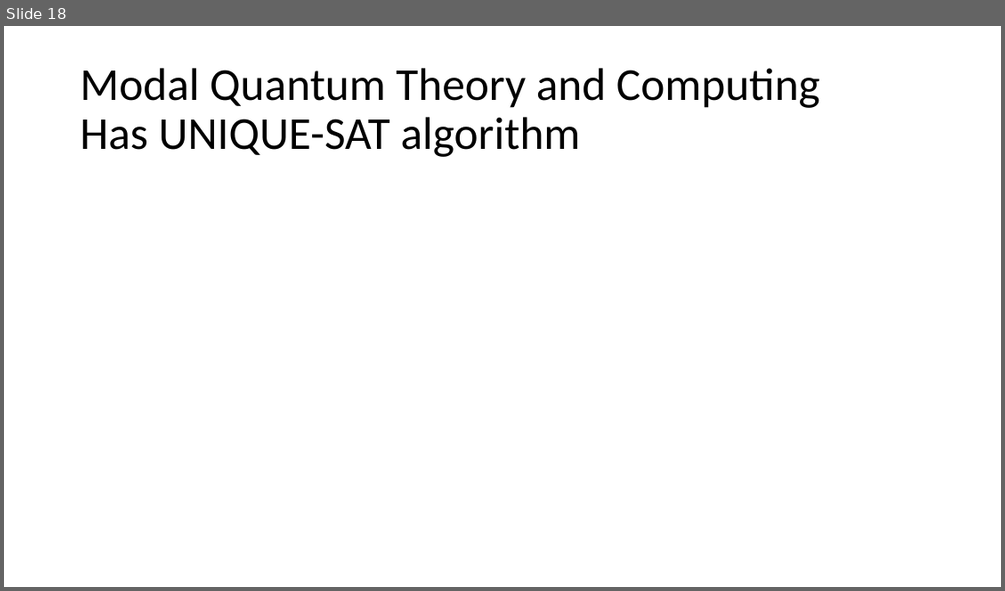
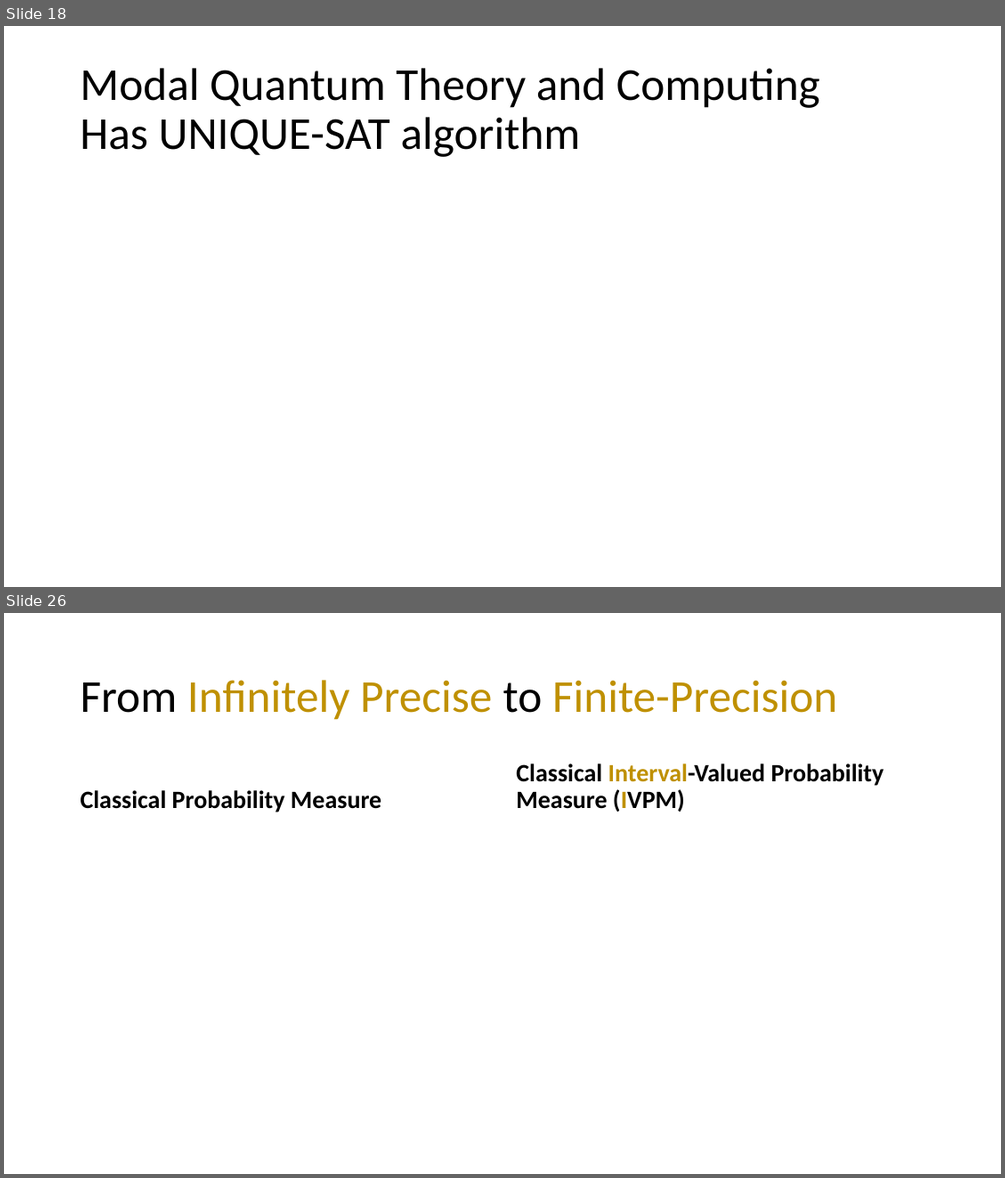
Before and after one commit to yuttai/Contextuality-and-Nonlocality-in-Discrete-Quantum-Theory, a slide deck: defense.pptx. Shown one above the other, each under a label of ours: slide 18 before the commit, slides 18 and 26 after it; the slides between them are not shown. The pictures are 1005x591 and 1005x1178 pixels, drawn with LibreOffice and Linux fonts; fonts in the diff are those of the drawing; grey boxes stand for pictures. Boxes give left, top, right and bottom in pixels: in the first picture for what was removed or moved away, otherwise in the second. Text is boxed around its words. In the diff, an @@ line names an element or a change of style, - is before the commit and + after.

```diff
--- a/defense.pptx
+++ b/defense.pptx
@@ slide 26 added at [4,613,1001,1174], background #FFFFFF @@
@@ title added at [81,680,837,720], 44 pt, text #BF9000 @@
+From Infinitely Precise to Finite-Precision
@@ text added at [516,763,884,811], 24 pt, text #000000, bold @@
+Classical Interval-Valued Probability Measure (IVPM)
@@ text added at [81,790,381,812], 24 pt, text #000000, bold @@
+Classical Probability Measure
```
Also in this commit, not shown: 3 slides changed, 4 other slides added, 3 other files.
